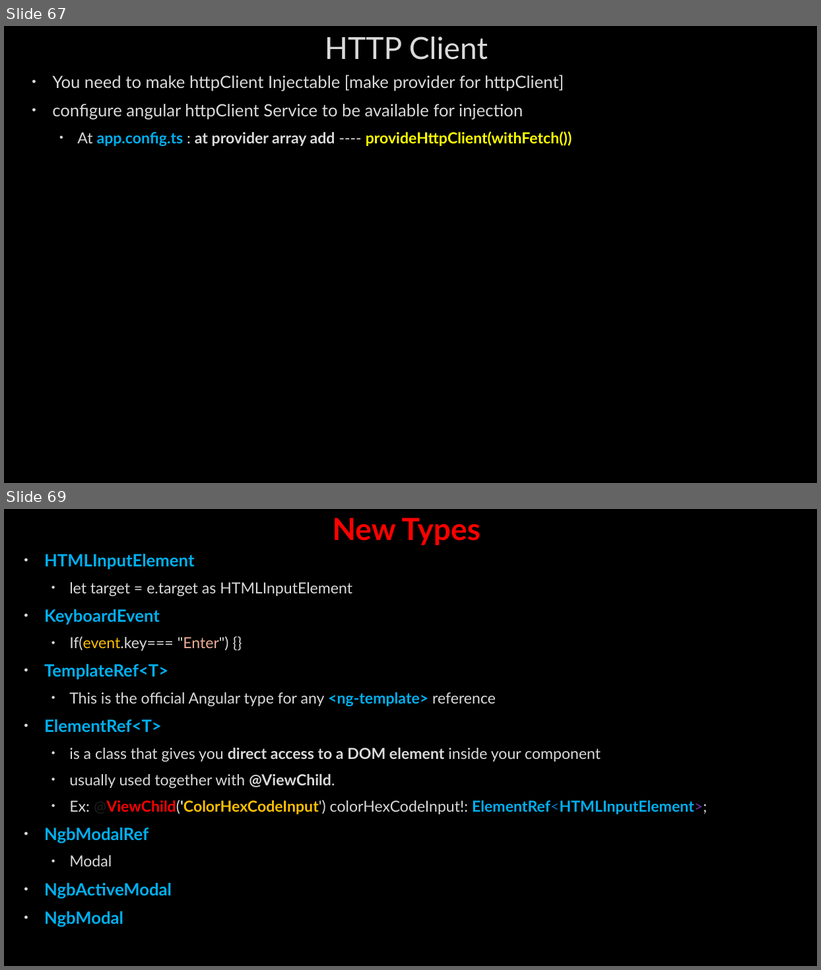
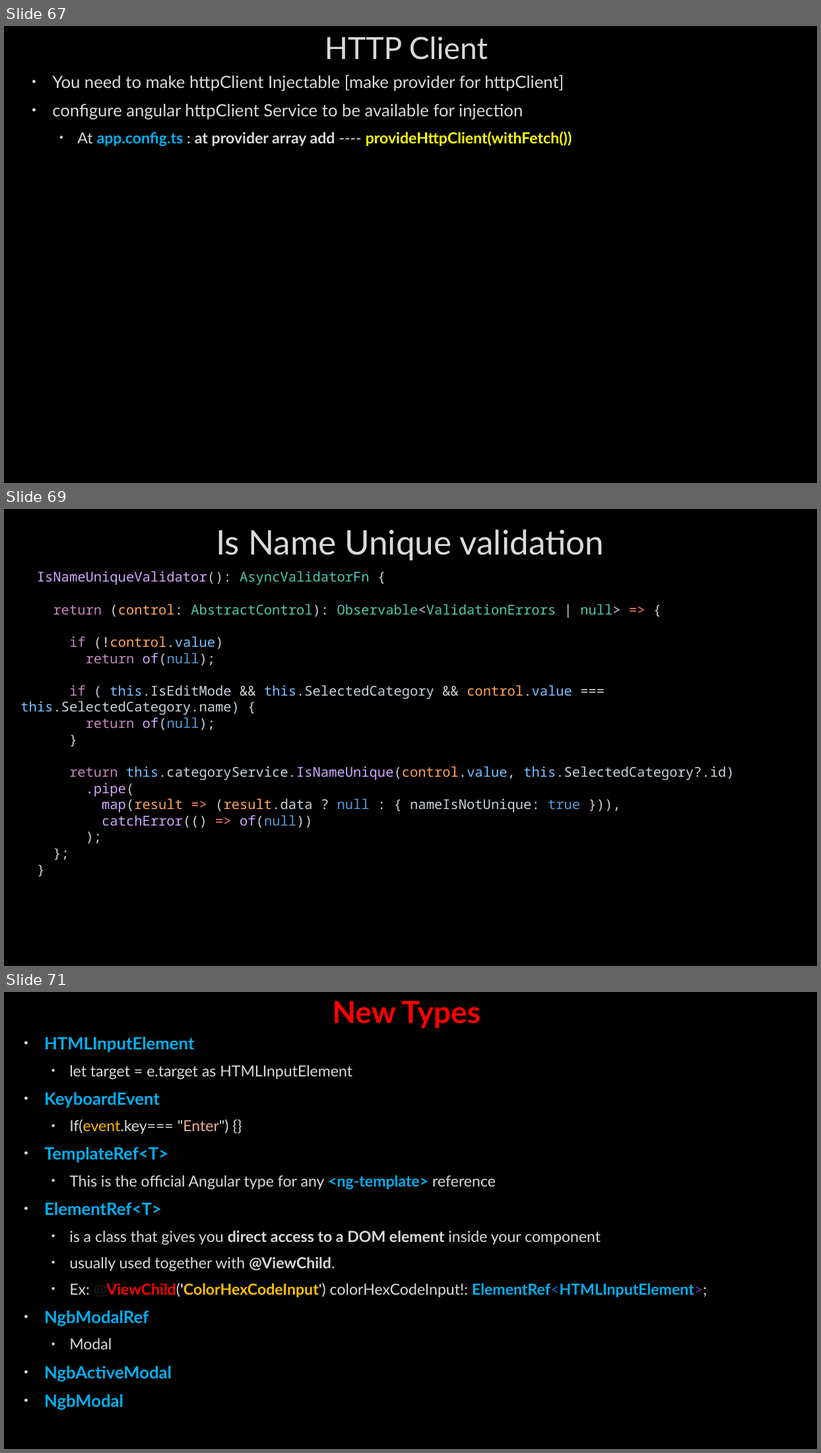
Before and after one commit to AhmedMohamedSamir1/Summary, a slide deck: Angular & type script/Angular.pptx. Shown one above the other, each under a label of ours: slides 67 and 69 before the commit, slides 67, 69 and 71 after it; the slides between them are not shown. The pictures are 821x970 and 821x1453 pixels, drawn with LibreOffice and Linux fonts; fonts in the diff are those of the drawing; background and template pictures are left out. Boxes give left, top, right and bottom in pixels: in the first picture for what was removed or moved away, otherwise in the second. Text is boxed around its words. In the diff, an @@ line names an element or a change of style, - is before the commit and + after.

```diff
--- a/Angular & type script/Angular.pptx
+++ b/Angular & type script/Angular.pptx
@@ slide 69 added at box(4, 509, 817, 966), background picture (left out) @@
@@ title added at box(216, 529, 605, 560), 40 pt, text #DADADA @@
+Is Name Unique validation
@@ text added at box(20, 571, 734, 828), 16 pt, text #C9D1D9 @@
+IsNameUniqueValidator(): AsyncValidatorFn {
+return (control: AbstractControl): Observable<ValidationErrors | null> => {
+if (!control.value)
+return of(null);
+if ( this.IsEditMode && this.SelectedCategory && control.value === this.SelectedCategory.name) {
+return of(null);
+}
+return this.categoryService.IsNameUnique(control.value, this.SelectedCategory?.id)
+.pipe(
+map(result => (result.data ? null : { nameIsNotUnique: true })),
+catchError(() => of(null))
+);
+};
+}
@@ what was slide 69 is now slide 71 @@
```
Also in this commit, not shown: 4 slides changed, 6 other slides added, 1 slide removed, 3 other files.
